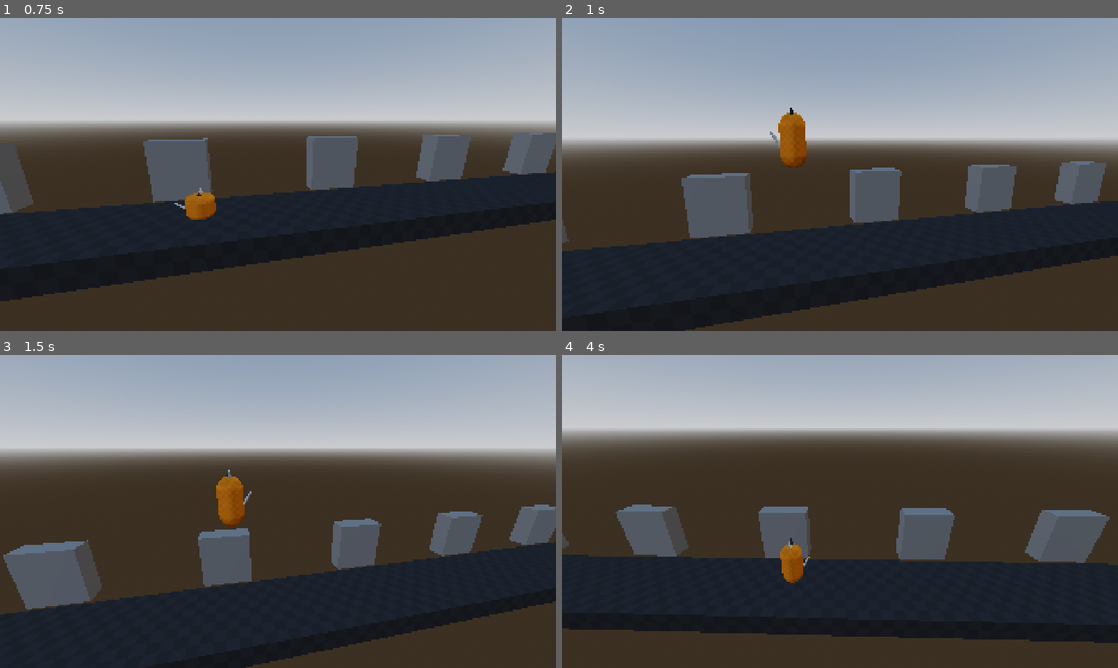
Above: before the commit, frames 1-4 (two rows, left to right).
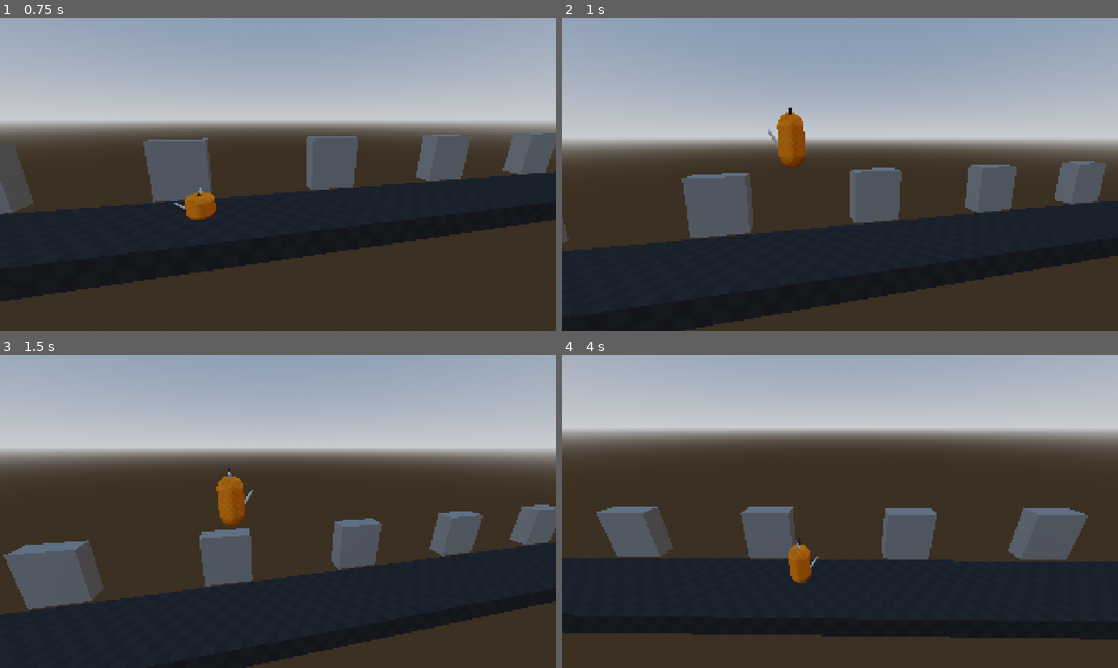
Above: after the commit, the same moments.

Repository: ukratatata/kit_out
Game: Godot game, scene res://scenes/levels/test_level.tscn
Same seed, same stepped clock (60 frames per second), same inputs: the game is played once before the commit and once after it.
Inputs:
- Up to frame 1 (0.75 s): hold D (move_right) from 0.53 s (still down); hold S (crouch) from 0.53 s (still down)
- Up to frame 2 (1 s): keep holding D (move_right); keep holding S (crouch); tap Space (jump) at 0.77 s; tap Shift (sprint) at 0.8 s
- Up to frame 3 (1.5 s): tap Space (jump) at 1.07 s; release D (move_right) at 1.28 s; release S (crouch) at 1.28 s; hold A (move_left) from 1.28 s (still down); tap Shift (sprint) at 1.35 s
- Up to frame 4 (4 s): tap Space (jump) at 1.52, 1.55, 1.82, 2.1, 3.02, 3.32, 3.77, 3.8 s; release A (move_left) at 2.03 s; hold S (crouch) 2.03-2.78 s; hold D (move_right) 2.03-3.53 s; tap S (crouch) at 2.85 s; tap Shift (sprint) at 3.05 s; hold A (move_left) from 3.53 s (still down); hold Shift (sprint) from 3.53 s (still down)

Frame 1 is identical in both runs. In frame 2, 0.2% of the frame differs, in the area x 0-98%, y 28-71%; in frame 3, 0.4%; in frame 4, 6.0%, in the area x 0-100%, y 47-92%.

Commit message:
sliding improved
todo: have to tweak bc it gives to much momentum, increse air friction

Diff:
--- a/scripts/player.gd
+++ b/scripts/player.gd
@@ -93,8 +93,12 @@
 @export var slide_friction: float      = 18.0
 ## Slide ends (or becomes a crouch) when horizontal speed drops below this.
 @export var slide_end_speed: float     = 3.0
-## Hard cap on how long a single slide can last.
+## Hard cap on how long a slide can last on flat/uphill ground.
+## On active downhill slopes this timer is ignored — gravity drives the slide.
 @export var slide_max_duration: float  = 1.5
+## Absolute speed limit during a slide. Raise to allow faster downhill runs.
+## At the default of 60 you'll rarely hit it — gravity is the real limiter.
+@export var slide_max_speed: float     = 60.0
 ## Multiplier on the physics-based slope gravity during a slide.
 ## 1.0 = realistic. 1.5 = arcade-boosted (default). Reset this in the Inspector
 ## after updating — the old value (15.0) was a raw force and no longer applies.
@@ -235,9 +239,11 @@
 		PlayerState.SLIDE:
 			_set_crouch(true)
 			_slide_timer = slide_max_duration
-			# Boost in the direction of travel (or last input if nearly stopped)
-			var dir: float = sign(velocity.x) if absf(velocity.x) > 0.1 else _last_input_dir
-			velocity.x += dir * slide_boost
+			# Only boost when starting a slide from the ground.
+			# Landing into a slide from a jump already has momentum — don't add more.
+			if current_state not in [PlayerState.JUMP, PlayerState.FALL]:
+				var dir: float = sign(velocity.x) if absf(velocity.x) > 0.1 else _last_input_dir
+				velocity.x += dir * slide_boost
 			_visual_base_scale   = Vector3(1.15, 0.45, 1.15)  # Low and wide
 			_visual_scale_target = Vector3(1.15, 0.45, 1.15)
 
@@ -266,7 +272,14 @@
 func _state_run(delta: float, input_dir: float) -> void:
 	var cur_fric := _get_friction()
 	if absf(input_dir) > 0.1:
-		velocity.x = move_toward(velocity.x, input_dir * speed, acceleration * delta)
+		var target      := input_dir * speed
+		var same_dir    = sign(velocity.x) == sign(input_dir)
+		var above_speed = same_dir and absf(velocity.x) > speed
+		if above_speed:
+			# Carrying slide momentum — bleed gently with friction, don't snap to run speed
+			velocity.x = move_toward(velocity.x, target, cur_fric * 0.35 * delta)
+		else:
+			velocity.x = move_toward(velocity.x, target, acceleration * delta)
 	else:
 		velocity.x = move_toward(velocity.x, 0.0, cur_fric * delta)
 
@@ -374,9 +387,8 @@
 	velocity.x  = move_toward(velocity.x, 0.0, effective_friction * delta)
 	velocity.x += slope_accel * delta
 
-	# Hard cap — prevents runaway speed on steep slopes
-	var max_slide_speed := speed * sprint_multiplier * 1.3
-	velocity.x = clampf(velocity.x, -max_slide_speed, max_slide_speed)
+	# Safety cap — slide_max_speed is intentionally high so downhill runs feel free
+	velocity.x = clampf(velocity.x, -slide_max_speed, slide_max_speed)
 
 	if not is_on_floor():   _to(PlayerState.FALL);  return
 	if _jump_pressed():     _to(PlayerState.JUMP);  return
@@ -393,10 +405,25 @@
 # ─────────────────────────────────────────────────────────────────────────────
 
 func _air_move(delta: float, input_dir: float) -> void:
-	if absf(input_dir) > 0.1:
-		velocity.x = move_toward(velocity.x, input_dir * speed, acceleration * 0.5 * delta)
+	# Passive drag is very light so slide momentum carries through the arc.
+	# friction * 0.04 = ~3 units/s² — a 30-unit/s slide jump loses ~2.5 units/s over a
+	# typical arc, landing at ~27.5. That momentum is the whole point.
+	velocity.x = move_toward(velocity.x, 0.0, friction * 0.04 * delta)
+
+	if absf(input_dir) < 0.1:
+		return  # No input: passive drag only, full momentum preserved
+
+	var target        := input_dir * speed
+	var same_dir      = sign(velocity.x) == sign(input_dir)
+	var above_speed   = same_dir and absf(velocity.x) > speed
+
+	if above_speed:
+		# Pressing with the momentum — don't fight the built-up speed.
+		# Passive drag above handles the natural bleed.
+		return
 	else:
-		velocity.x = move_toward(velocity.x, 0.0, friction * 0.25 * delta)
+		# Normal air control or air braking against momentum
+		velocity.x = move_toward(velocity.x, target, acceleration * 0.45 * delta)
 
 
 func _land() -> void:
@@ -405,6 +432,8 @@
 	# Buffered jump fires immediately on touch-down
 	if _jump_buffer_timer > 0.0:
 		_to(PlayerState.JUMP)
+	elif Input.is_action_pressed("crouch") and absf(velocity.x) > slide_end_speed:
+		_to(PlayerState.SLIDE)  # Land-slide: convert air momentum into a ground slide
 	elif Input.is_action_pressed("crouch"):
 		_to(PlayerState.CROUCH)
 	elif absf(velocity.x) > 0.5:
